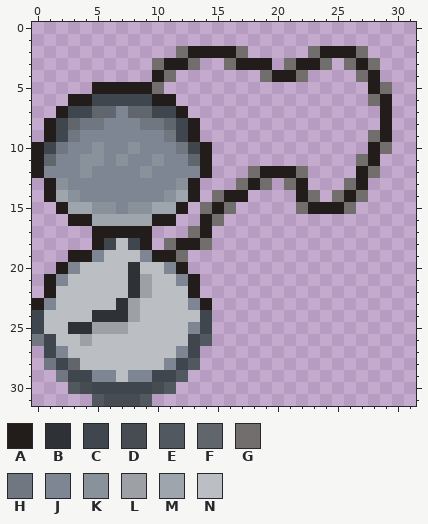
Two versions of one pixel-art file, Assets/Sprites/Taschenuhr 32x32.aseprite. The picture above is the old version.
32x32 pixels, 1 frame. Colours within 5 levels of each other are drawn and written as one.
Visible layers, top first: "Layer 2", "Layer 1".
Palette (. is transparent): A #221c1a  B #2e3237  C #40464d  D #474c52  E #525860  F #61666d  G #726e6d  H #717780  J #7d8692  K #89919b  L #9da0a4  M #9ea5ad  N #bbbfc4
Pixels before, first column x 0:
 2 ............GAAAAG.....GAAAG..
 3 ..........GAAG..GAAA.GAAG.GAG.
 4 ..........AG.......GAAG....GA.
 5 .....AAAAAG.................AG
 6 ...AACCCCCAA................GA
 7 ..ACCFFJFFCCA................A
 8 .ACFHHJJJHHFCA...............A
 9 .ACHJJJJJJJHCA..............GA
10 ACHJJKJJKJJJHCA.............AG
11 AFJJKKJKJJKJJFA............GA.
12 AJJJKJJJJKJJJJA...GAAAG....AG.
13 .AKJJJJJJJJJKA...GAG.GA...GA..
14 .AMKJJJJJJJKMA.GAA....AG.GAG..
15 ..AMMKKJKKMMA.GAG.....GAAAG...
16 ...AAMMMMMAA..AG..............
17 .....AAAAA...GA...............
18 .....ACNCA.GAAG...............
19 ...AAJNNNJAAG.................
20 ..AJNNNNBNNJA.................
21 .AJNNNNNBLNNJA................
22 .ANNNNNNBLNNNA................
23 AJNNNNNBLNNNNJA...............
24 CNNNNBBBLNNNNNC...............
25 CNNBBLLLNNNNNJC...............
26 HCNNLNNNNNNNNCE...............
27 .CJNNNNNNNNNJC................
28 .HCFNNNNNNNJCE................
29 ..HCCJJNJJCCE.................
30 ...EDCCCCCDE..................
31 .....EDDDE....................
The result:
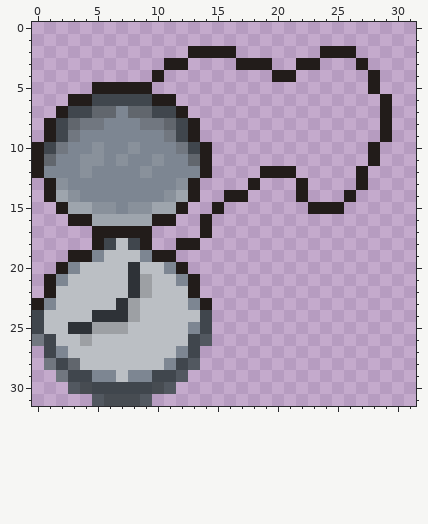
Difference:
Layer "Layer 1":
Colour G is removed in row 2 at x 12, 17, 23 and 27; in row 3 at x 10, 13, 16, 21, 24, 26 and 28; in row 4 at x 11, 19, 22 and 27; in row 5 at x 10 and 29; in row 6 at x 28; in row 9 at x 28.
Colour G is removed in row 10 at x 29; in row 11 at x 27; in row 12 at x 18, 22 and 28; in row 13 at x 17, 19, 21 and 26; in row 14 at x 15, 23, 25 and 27; in row 15 at x 14, 16, 22 and 26.
Colour G is removed in row 16 at x 15; in row 17 at x 13; in row 18 at x 11 and 14; in row 19 at x 12.
Changed places in both pictures, as pixel boxes (x1, y1, x2, y2):
erased: (152, 46, 392, 262)
